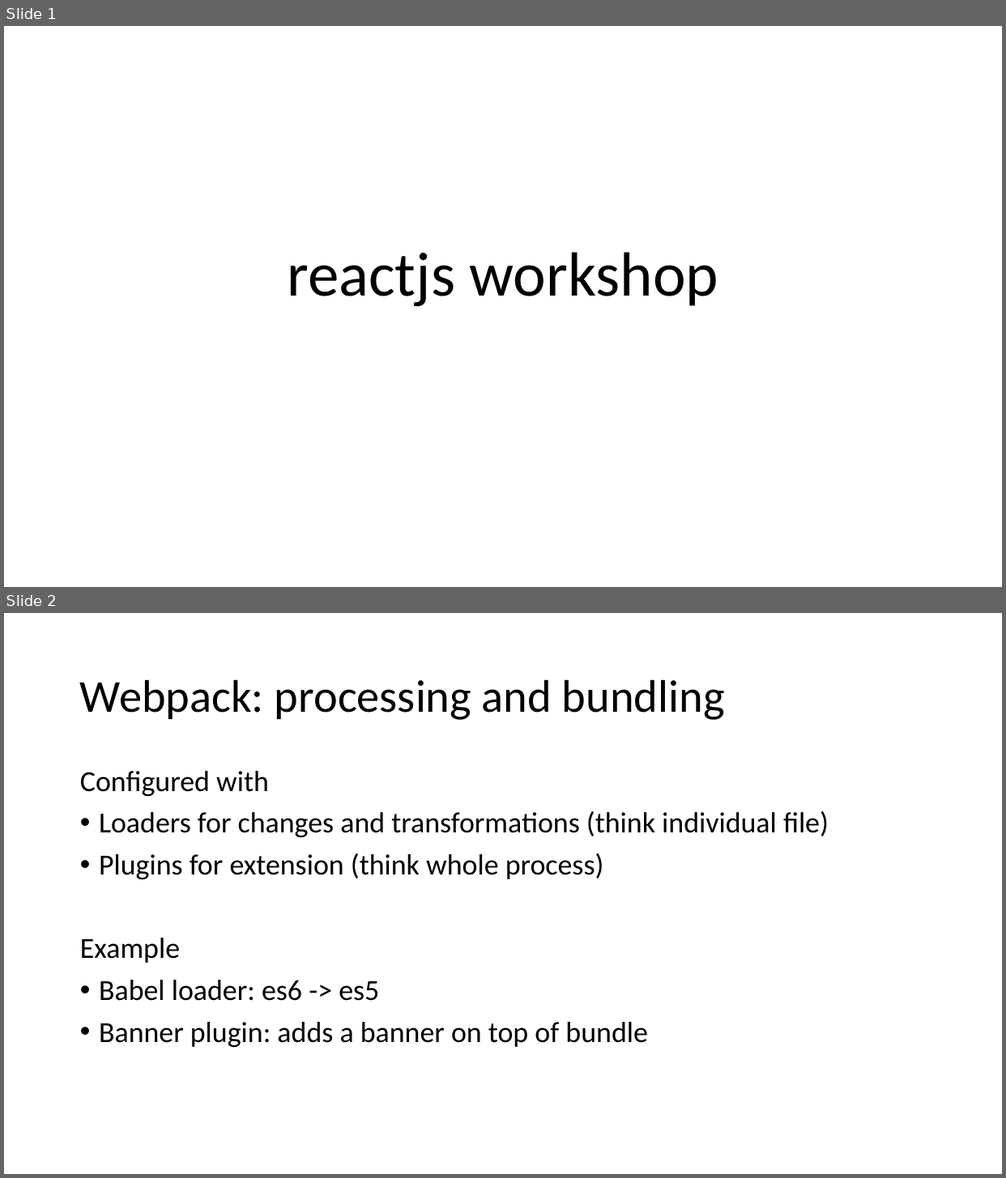
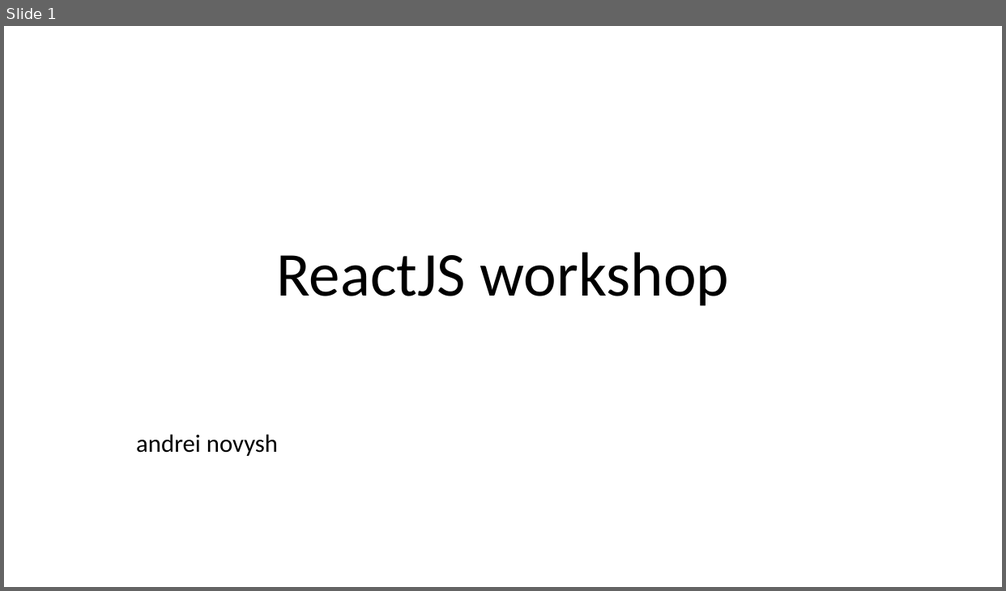
Before and after one commit to whiteb3ar/itechconfessional, a slide deck: reactjs workshop.pptx. Shown one above the other, each under a label of ours: slides 1 and 2 before the commit, slide 1 after it. The pictures are 1006x1178 and 1006x591 pixels, drawn with LibreOffice and Linux fonts; fonts in the diff are those of the drawing. Boxes give left, top, right and bottom in pixels: in the first picture for what was removed or moved away, otherwise in the second. Text is boxed around its words. In the diff, an @@ line names an element or a change of style, - is before the commit and + after.

```diff
--- a/reactjs workshop.pptx
+++ b/reactjs workshop.pptx
@@ slide 2 removed at box(4, 613, 1002, 1174), background #FFFFFF @@
@@ title removed at box(80, 679, 725, 720) @@
-Webpack: processing and bundling
@@ text removed at box(80, 771, 829, 1047) @@
-Configured with
-• Loaders for changes and transformations (think individual file)
-• Plugins for extension (think whole process)
-Example
-• Babel loader: es6 -> es5
-• Banner plugin: adds a banner on top of bundle
@@ slide 1 changed as well @@
@@ title at box(276, 252, 730, 306): text changed @@
-reactjs workshop
+ReactJS workshop
@@ subtitle added at box(136, 434, 278, 456), 24 pt, text #000000 @@
+andrei novysh
```
Also in this commit, not shown: 2 other slides changed, 4 slides added, 1 other slide removed, 29 other files.
